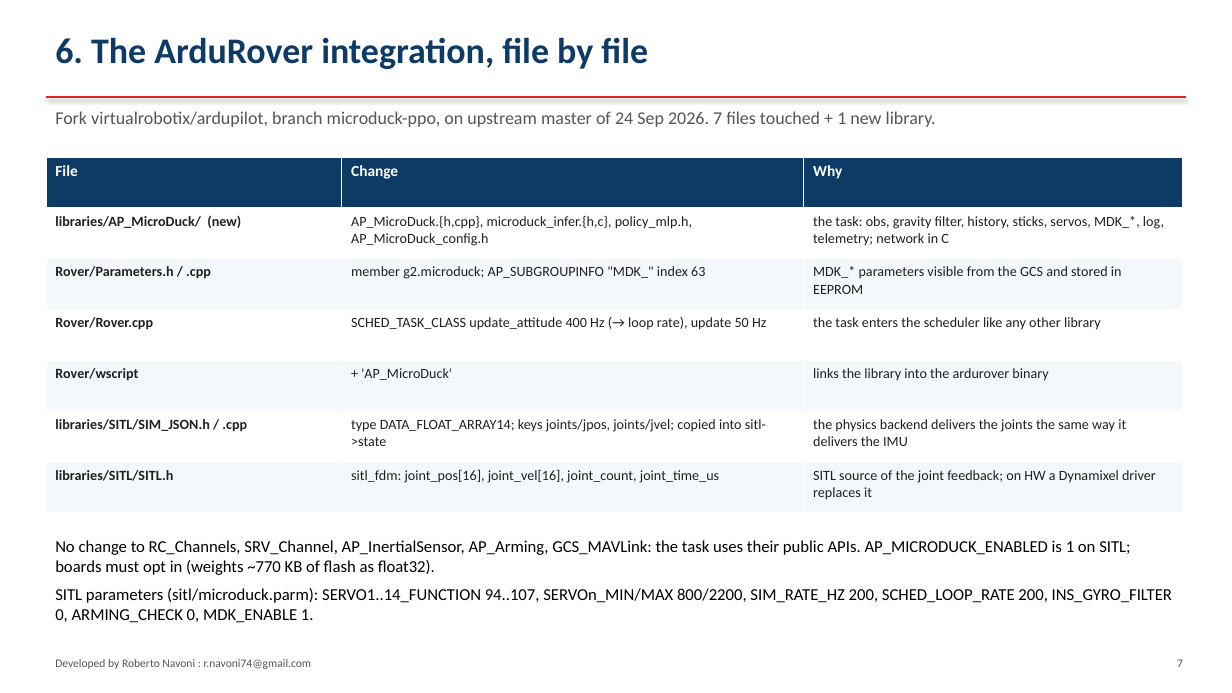
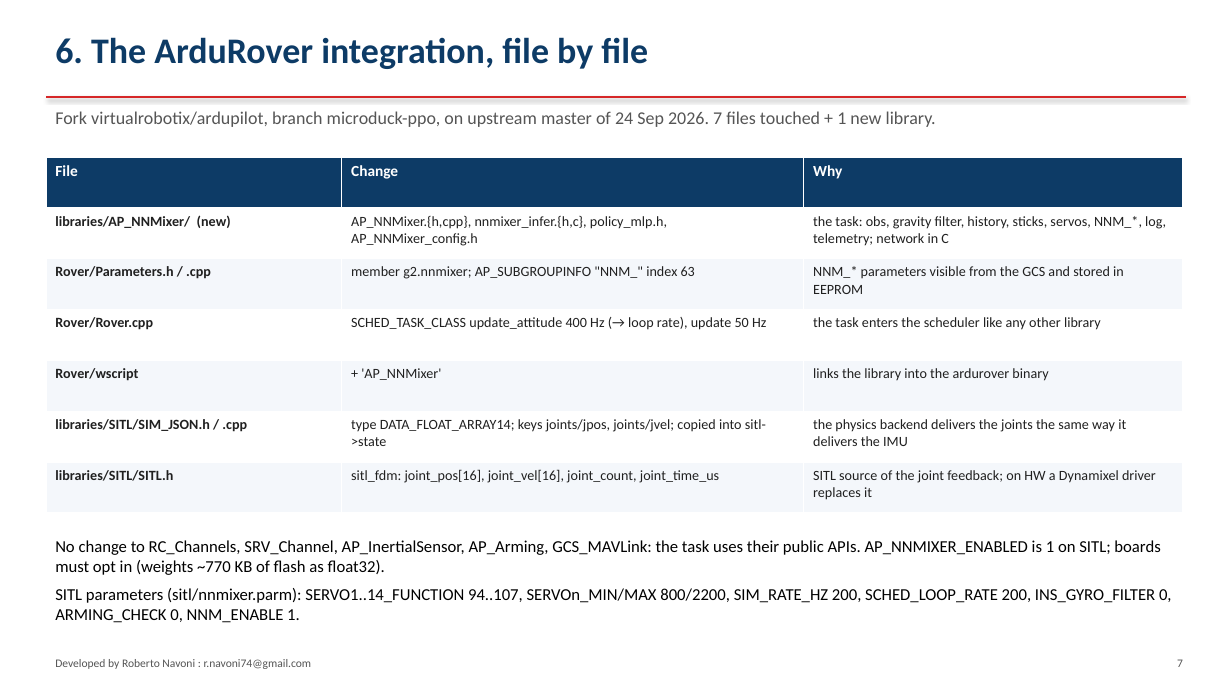
Before and after one commit to virtualrobotix/Arudpilot-Neural-Mixer, a slide deck: slide 7 of docs/architecture-integration.pptx. Drawn at 1232x693 pixels with LibreOffice and Linux fonts; fonts in the diff are those of the drawing. Boxes give left, top, right and bottom in pixels: in the first picture for what was removed or moved away, otherwise in the second. Text is boxed around its words. In the diff, an @@ line names an element or a change of style, - is before the commit and + after.

```diff
--- a/docs/architecture-integration.pptx
+++ b/docs/architecture-integration.pptx
@@ table at [46,157,1183,513] @@
-row 2: libraries/AP_MicroDuck/ (new) | AP_MicroDuck.{h,cpp}, microduck_infer.{h,c}, policy_mlp.h, AP_MicroDuck_config.h | the task: obs, gravity filter, history, sticks, servos, MDK_*, log, telemetry; network in C
+row 2: libraries/AP_NNMixer/ (new) | AP_NNMixer.{h,cpp}, nnmixer_infer.{h,c}, policy_mlp.h, AP_NNMixer_config.h | the task: obs, gravity filter, history, sticks, servos, NNM_*, log, telemetry; network in C
@@ row 3, column 2: "member g2.microduck; AP_SUBGROUPINFO "MDK_" index 63" to "member g2.nnmixer; AP_SUBGROUPINFO "NNM_" index 63" @@
-row 3, column 3: MDK_* parameters visible from the GCS and stored in EEPROM
+row 3, column 3: NNM_* parameters visible from the GCS and stored in EEPROM
-row 5, column 2: + 'AP_MicroDuck'
+row 5, column 2: + 'AP_NNMixer'
@@ text at [55,540,1172,623]: text changed @@
-No change to RC_Channels, SRV_Channel, AP_InertialSensor, AP_Arming, GCS_MAVLink: the task uses their public APIs. AP_MICRODUCK_ENABLED is 1 on SITL; boards must opt in (weights ~770 KB of flash as float32).
-SITL parameters (sitl/microduck.parm): SERVO1..14_FUNCTION 94..107, SERVOn_MIN/MAX 800/2200, SIM_RATE_HZ 200, SCHED_LOOP_RATE 200, INS_GYRO_FILTER 0, ARMING_CHECK 0, MDK_ENABLE 1.
+No change to RC_Channels, SRV_Channel, AP_InertialSensor, AP_Arming, GCS_MAVLink: the task uses their public APIs. AP_NNMIXER_ENABLED is 1 on SITL; boards must opt in (weights ~770 KB of flash as float32).
+SITL parameters (sitl/nnmixer.parm): SERVO1..14_FUNCTION 94..107, SERVOn_MIN/MAX 800/2200, SIM_RATE_HZ 200, SCHED_LOOP_RATE 200, INS_GYRO_FILTER 0, ARMING_CHECK 0, NNM_ENABLE 1.
```
Also in this commit, not shown: 10 other slides changed, 24 other files.
